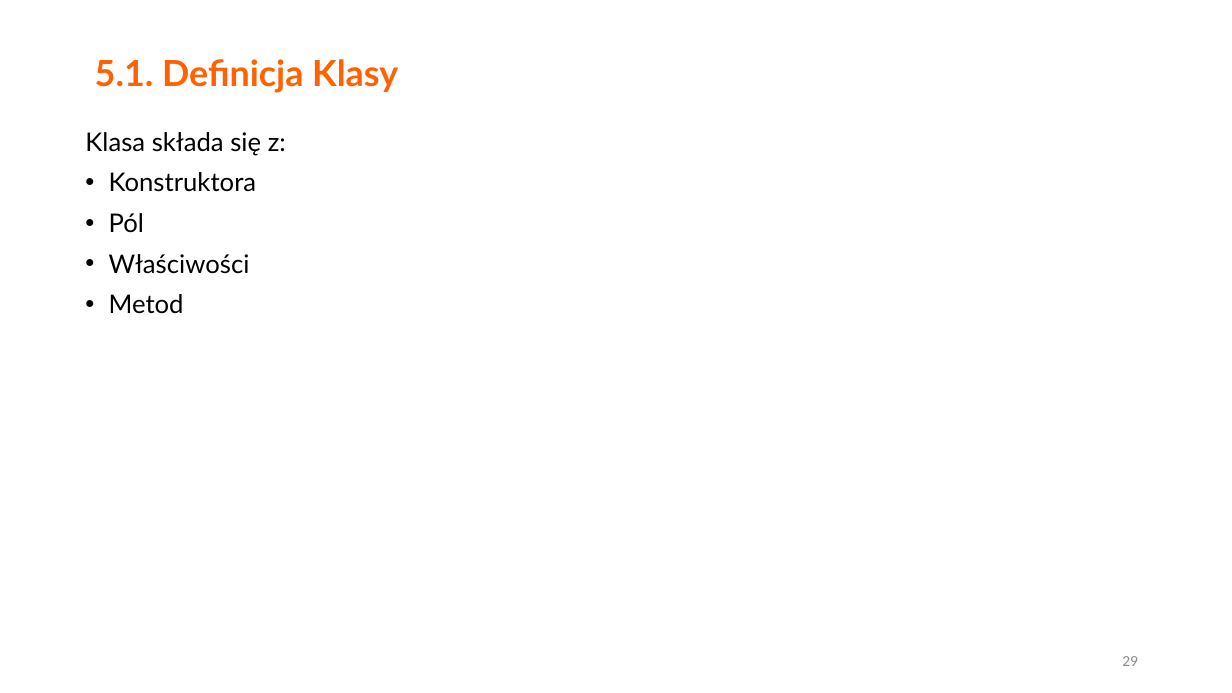
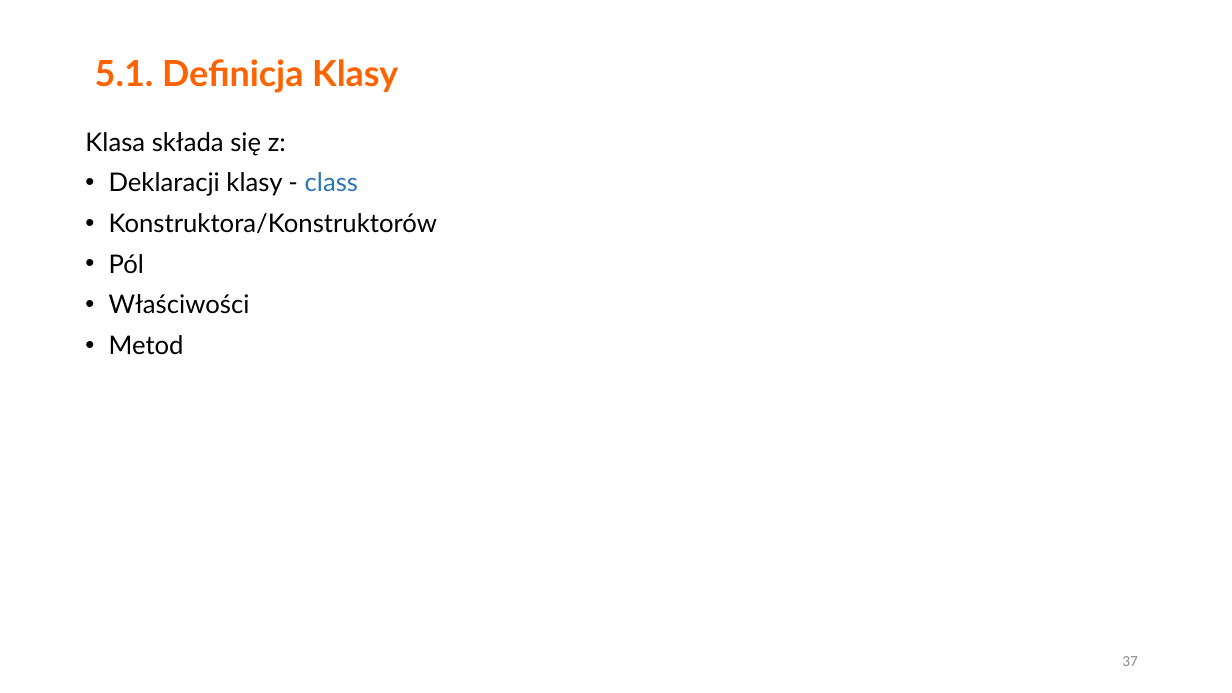
Before and after one commit to morelq/PodstawyCsharp, a slide deck: slide 37 of Podstawy Csharp v2.pptx (slide 29 before the commit). Drawn at 1232x693 pixels with LibreOffice and Linux fonts; fonts in the diff are those of the drawing. Boxes give left, top, right and bottom in pixels: in the first picture for what was removed or moved away, otherwise in the second. Text is boxed around its words. In the diff, an @@ line names an element or a change of style, - is before the commit and + after.

```diff
--- a/Podstawy Csharp v2.pptx
+++ b/Podstawy Csharp v2.pptx
@@ text at [109,172,437,233]: text changed @@
-• Konstruktora
+• Deklaracji klasy - class
+• Konstruktora/Konstruktorów
@@ page number at [1122,656,1138,666]: text changed @@
-29
+37
```
Also in this commit, not shown: 19 other slides changed, 10 slides added, 3 slides removed, 14 other files.
